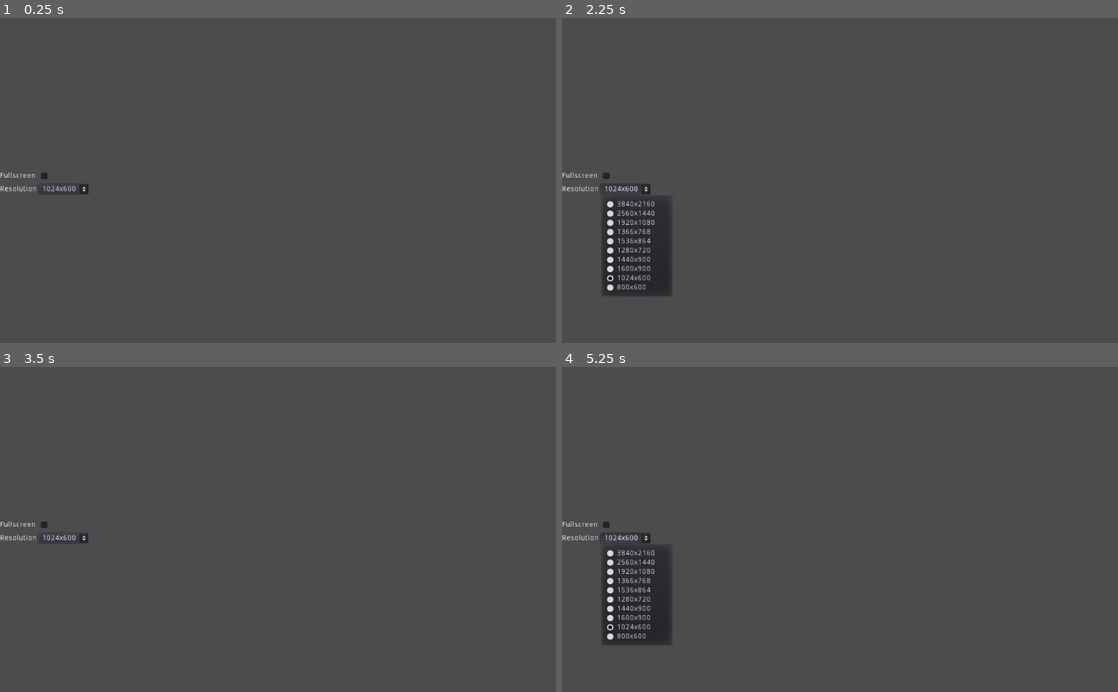
Above: before the commit, frames 1-4 (two rows, left to right).
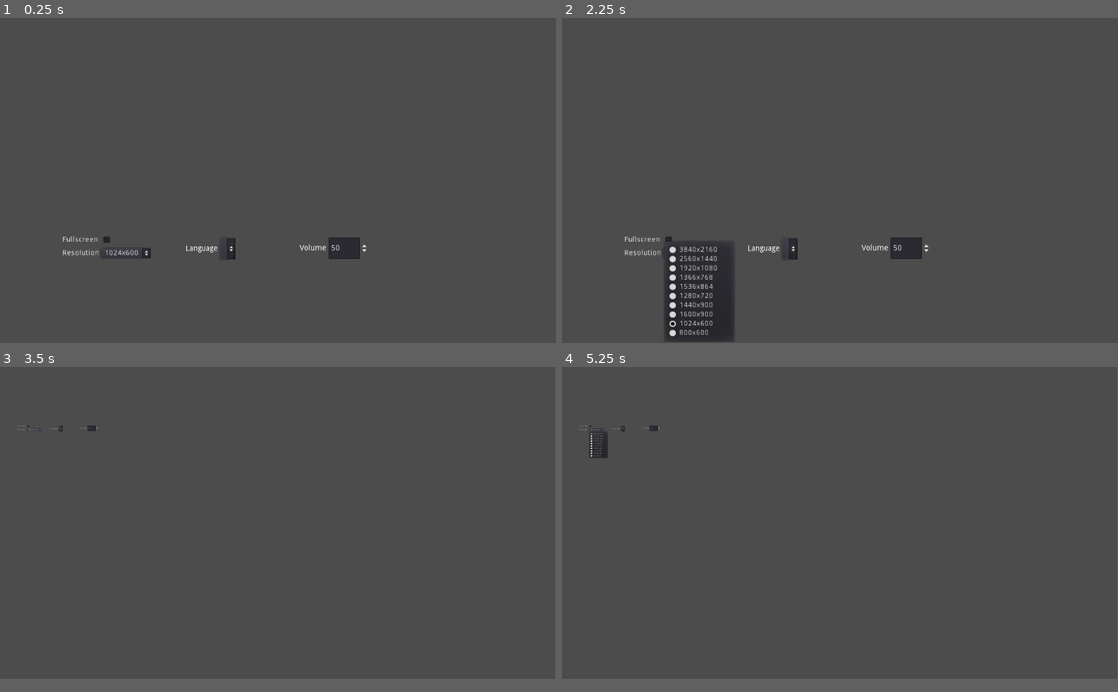
Above: after the commit, the same moments.

Repository: Guillman07/Videojoc-lg
Game: Godot game, scene res://Escenes/Configuracio.tscn
Two runs of this game, one before a commit and one after it. Both use one fixed random seed, a clock stepped at 60 frames per second and the inputs below. This scene is started directly instead of the project's main scene.
Inputs (mouse positions are in pixels of both pictures, inside the frame that each line leads up to):
- Up to frame 1 (0.25 s): no input
- Up to frame 2 (2.25 s): click "1024x600" at 0.5 s; click (789, 248) at 1.27 s; click "1024x600" at 2 s
- Up to frame 3 (3.5 s): click "1024x600" at 2.75 s
- Up to frame 4 (5.25 s): click "1024x600" (after the commit: "3840x2160") at 3.5 s; click "1024x600" (after the commit: "3840x2160") at 4.25 s; click "1024x600" (after the commit: "3840x2160") at 5 s
In our replay, in frame 3 the window is 800x468 before the commit and 799x449 after it. These sizes can differ from the game's own. Grey fills any space a smaller window leaves; there, only what the larger window draws over its background counts as a difference.

The runs differ from the first frame. In frame 1, 1.0% of the frame differs, in the area x 0-66%, y 47-75%; in frame 2, 7.1%, in the area x 0-66%, y 47-100%; in frame 3, 0.3%; in frame 4, 3.8%.

Commit message:
0.1.14
Configuracio inacabada

Diff:
--- a/Videojoc LG/Escenes/Configuracio.gd
+++ b/Videojoc LG/Escenes/Configuracio.gd
@@ -2,6 +2,7 @@
 
 onready var ResOptionButton = $Control/Pantalla/HBoxContainer2/OptionButton
 onready var FullscreenToggle  = $Control/Pantalla/HBoxContainer/FullscreenToggle
+onready var LanguageOptionButton = $Control/HBoxContainer/Language
 
 var Resolutions: Dictionary = {"3840x2160":Vector2(3840,2160),
 								"2560x1440":Vector2(2560,1440),
@@ -42,3 +43,17 @@
 		var size = get_viewport().get_size()
 		OS.set_window_size(size)
 		OS.center_window()
+
+
+#func idioma():
+	#if Idioma == "Catala":
+		#$Control/Pantalla/HBoxContainer/Label.text = "Pantalla completa"
+		#$Control/Pantalla/HBoxContainer2/Resolution.text = "Resolució"
+	#if Idioma == "English":
+		#$Control/Pantalla/HBoxContainer/Label.text = "Fullscreen"
+		#$Control/Pantalla/HBoxContainer2/Resolution.text = "Resolution"
+
+
+
+func _on_Language_item_selected(index):
+	pass # Replace with function body.
--- a/Videojoc LG/Escenes/Configuracio.tscn
+++ b/Videojoc LG/Escenes/Configuracio.tscn
@@ -12,18 +12,16 @@
 margin_bottom = 40.0
 
 [node name="Pantalla" type="VBoxContainer" parent="Control"]
-anchor_left = 0.5
-anchor_top = 1.0
-anchor_right = 0.5
+anchor_right = 1.0
 anchor_bottom = 1.0
-margin_left = -20.0
-margin_top = 240.0
-margin_right = 1004.0
-margin_bottom = 840.0
+margin_left = 115.0
+margin_top = 398.0
+margin_right = 176.0
+margin_bottom = 406.0
 rect_scale = Vector2( 0.992543, 0.948286 )
 
 [node name="HBoxContainer" type="HBoxContainer" parent="Control/Pantalla"]
-margin_right = 1024.0
+margin_right = 101.0
 margin_bottom = 24.0
 
 [node name="Label" type="Label" parent="Control/Pantalla/HBoxContainer"]
@@ -39,7 +37,7 @@
 
 [node name="HBoxContainer2" type="HBoxContainer" parent="Control/Pantalla"]
 margin_top = 28.0
-margin_right = 1024.0
+margin_right = 101.0
 margin_bottom = 48.0
 
 [node name="Resolution" type="Label" parent="Control/Pantalla/HBoxContainer2"]
@@ -53,5 +51,41 @@
 margin_right = 101.0
 margin_bottom = 20.0
 
+[node name="HBoxContainer" type="HBoxContainer" parent="Control"]
+margin_left = 342.0
+margin_top = 406.0
+margin_right = 434.0
+margin_bottom = 446.0
+
+[node name="Label" type="Label" parent="Control/HBoxContainer"]
+margin_top = 13.0
+margin_right = 59.0
+margin_bottom = 27.0
+text = "Language"
+
+[node name="Language" type="OptionButton" parent="Control/HBoxContainer"]
+margin_left = 63.0
+margin_right = 92.0
+margin_bottom = 40.0
+
+[node name="HBoxContainer2" type="HBoxContainer" parent="Control"]
+margin_left = 552.0
+margin_top = 405.0
+margin_right = 679.0
+margin_bottom = 445.0
+
+[node name="Label" type="Label" parent="Control/HBoxContainer2"]
+margin_top = 13.0
+margin_right = 49.0
+margin_bottom = 27.0
+text = "Volume"
+
+[node name="SpinBox" type="SpinBox" parent="Control/HBoxContainer2"]
+margin_left = 53.0
+margin_right = 127.0
+margin_bottom = 40.0
+value = 50.0
+
 [connection signal="toggled" from="Control/Pantalla/HBoxContainer/FullscreenToggle" to="." method="_on_FullscreenToggle_toggled"]
 [connection signal="item_selected" from="Control/Pantalla/HBoxContainer2/OptionButton" to="." method="_on_OptionButton_item_selected"]
+[connection signal="item_selected" from="Control/HBoxContainer/Language" to="." method="_on_Language_item_selected"]
